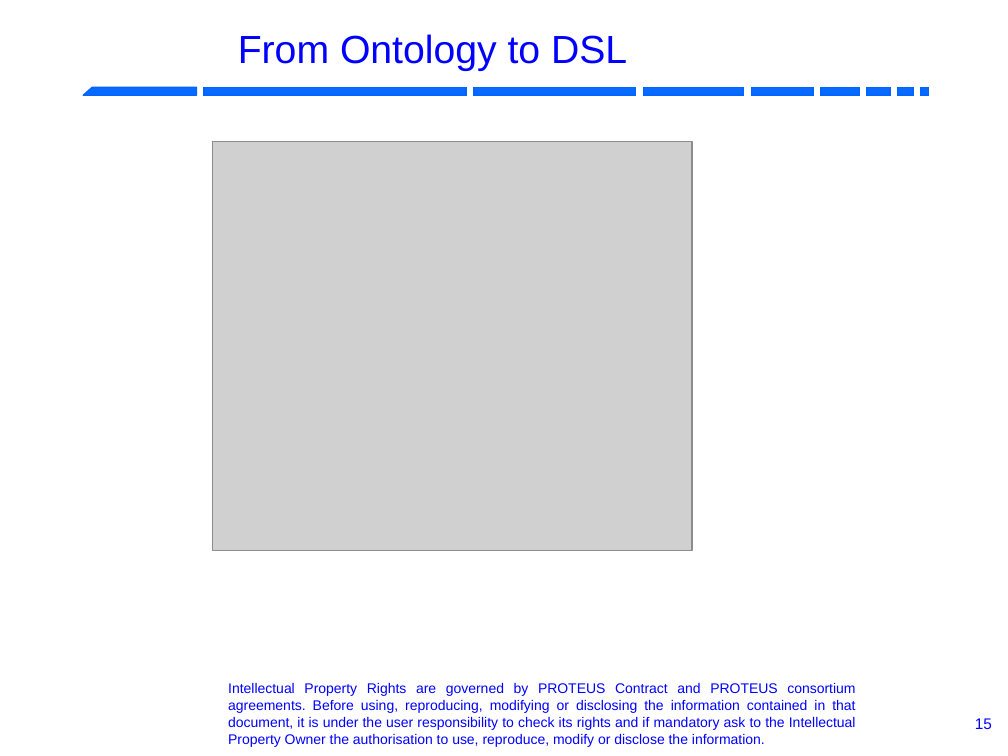
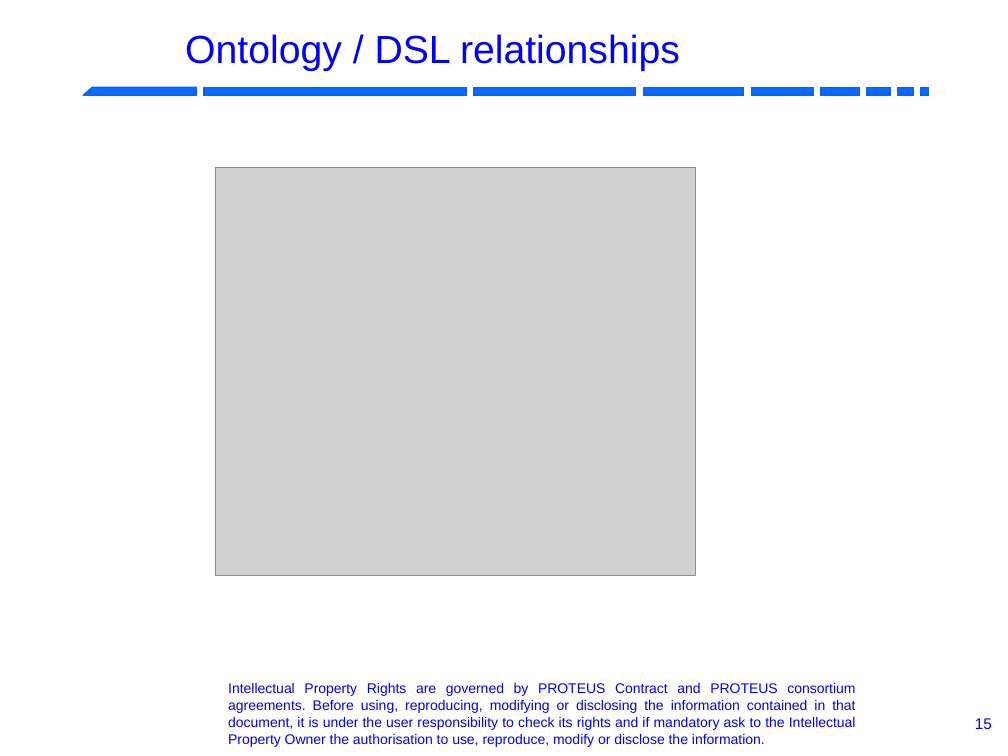
Before and after one commit to RobotML/RobotML, a slide deck: slide 15 of Ontologies/ORA/Meetings/20131103-IROS-Tokyo/R4.1.6-P5.9-ARoboticOntology.odp. Drawn at 1008x756 pixels with LibreOffice and Linux fonts; fonts in the diff are those of the drawing; grey boxes stand for pictures; background and template pictures are left out. Boxes give left, top, right and bottom in pixels: in the first picture for what was removed or moved away, otherwise in the second. Text is boxed around its words. In the diff, an @@ line names an element or a change of style, - is before the commit and + after.

```diff
--- a/Ontologies/ORA/Meetings/20131103-IROS-Tokyo/R4.1.6-P5.9-ARoboticOntology.odp
+++ b/Ontologies/ORA/Meetings/20131103-IROS-Tokyo/R4.1.6-P5.9-ARoboticOntology.odp
@@ title at (185, 34, 680, 71): text changed @@
-From Ontology to DSL
+Ontology / DSL relationships
@@ picture: place and size @@
-picture at (213, 142, 692, 550)
+picture at (216, 167, 696, 576)
```
Also in this commit, not shown: 8 other slides changed, 4 slides added, 4 slides removed.
